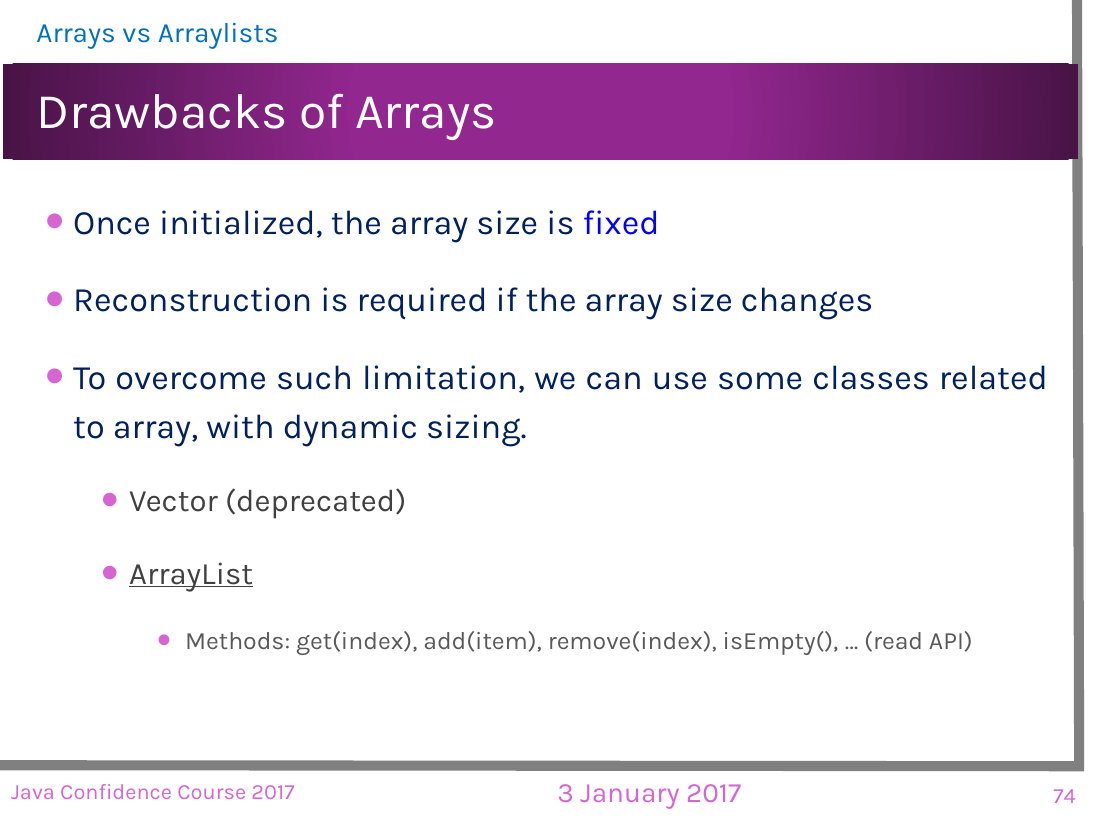
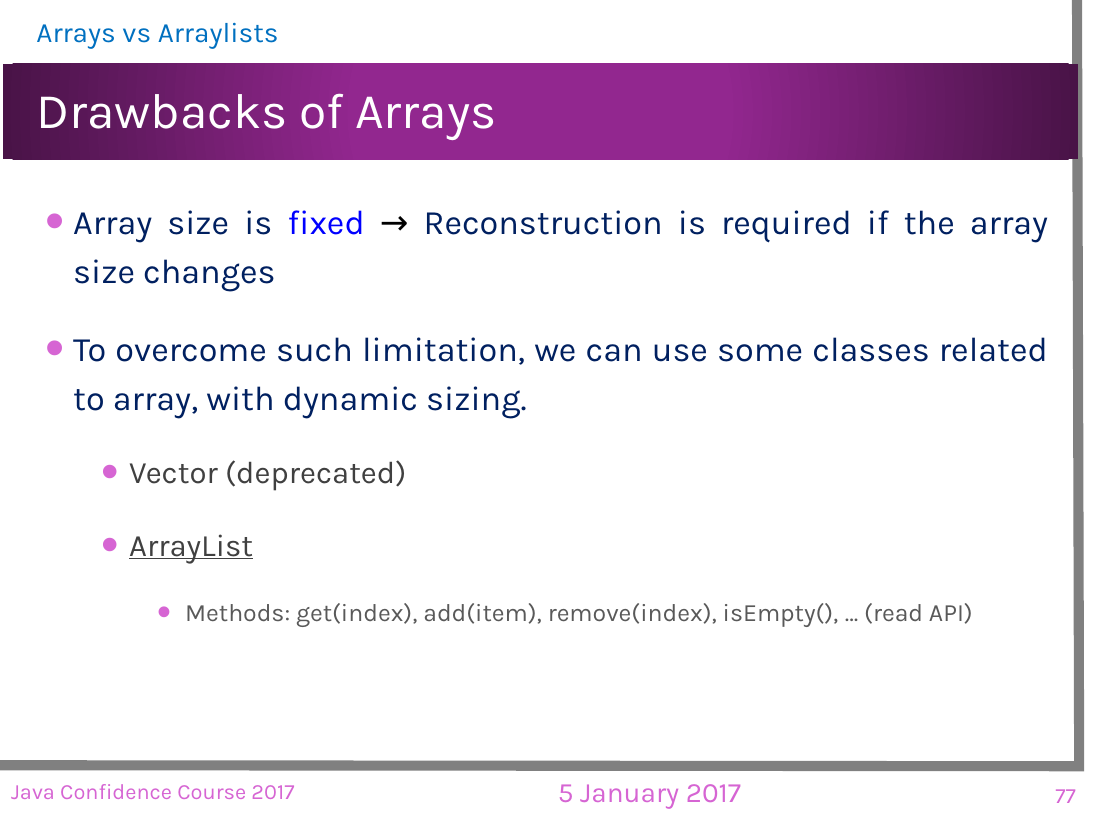
Before and after one commit to landuomu/JCC2017, a slide deck: slide 77 of Slides/JCC2017.pptx (slide 74 before the commit). Drawn at 1120x840 pixels with LibreOffice and Linux fonts; fonts in the diff are those of the drawing; background and template pictures are left out. Boxes give left, top, right and bottom in pixels: in the first picture for what was removed or moved away, otherwise in the second. Text is boxed around its words. In the diff, an @@ line names an element or a change of style, - is before the commit and + after.

```diff
--- a/Slides/JCC2017.pptx
+++ b/Slides/JCC2017.pptx
@@ text at <box>73,210,1048,292</box>: text changed @@
-• Once initialized, the array size is fixed
-• Reconstruction is required if the array size changes
+• Array size is fixed → Reconstruction is required if the array size changes
@@ text at <box>558,784,741,808</box>: text changed @@
-3 January 2017
+5 January 2017
@@ page number at <box>1055,789,1075,803</box>: text changed @@
-74
+77
```
Also in this commit, not shown: 73 other slides changed, 5 slides added, 1 slide removed.
